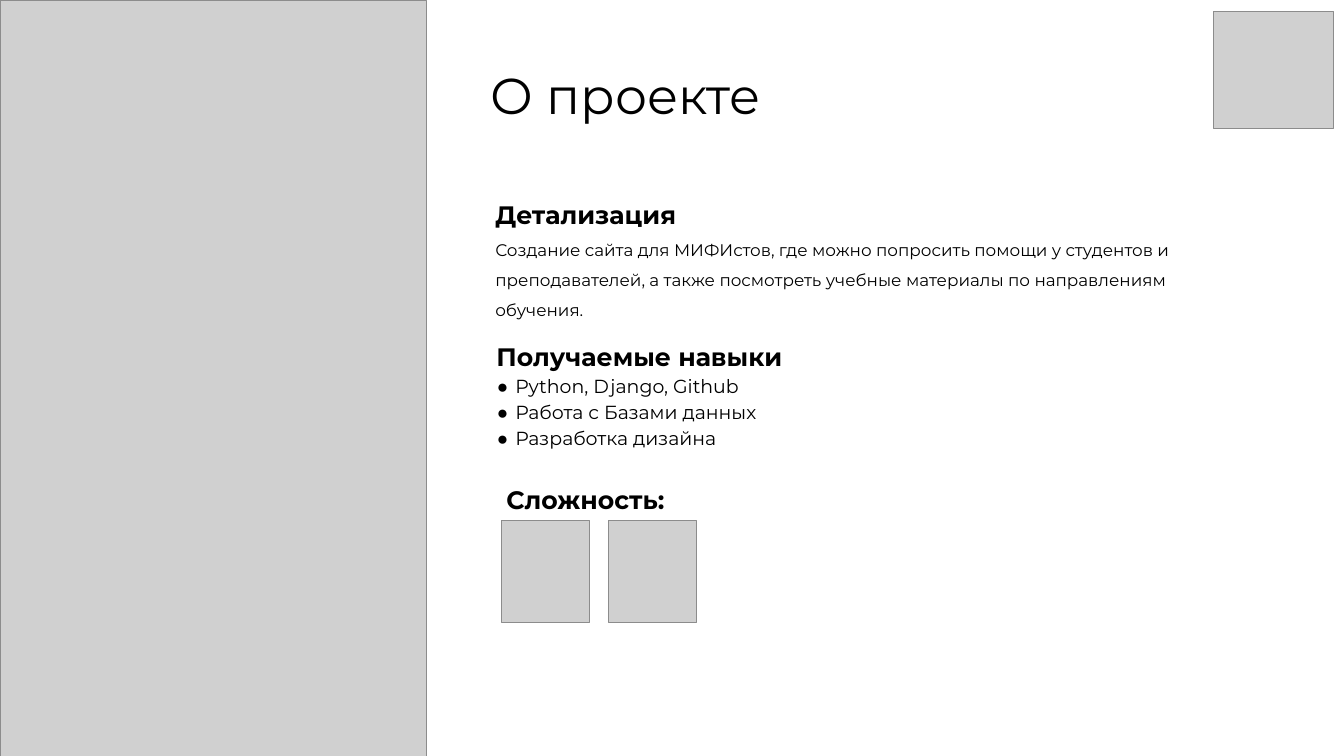
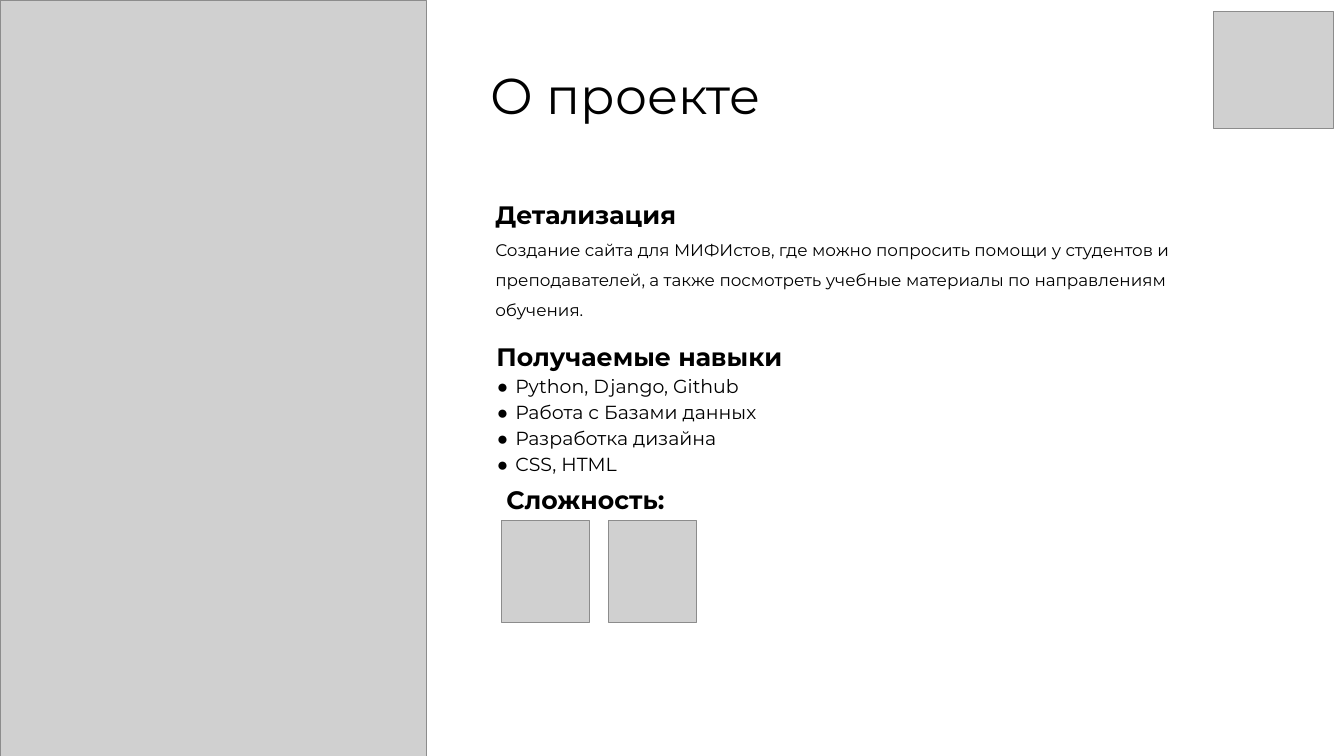
Before and after one commit to Vulkii/Project, a slide deck: slide 2 of Флаер.pptx. Drawn at 1344x756 pixels with LibreOffice and Linux fonts; fonts in the diff are those of the drawing; grey boxes stand for pictures. Boxes give left, top, right and bottom in pixels: in the first picture for what was removed or moved away, otherwise in the second. Text is boxed around its words. In the diff, an @@ line names an element or a change of style, - is before the commit and + after.

```diff
--- a/Флаер.pptx
+++ b/Флаер.pptx
@@ text at (515, 457, 616, 474): paragraph added @@
+● CSS, HTML
```
Also in this commit, not shown: 13 other files.
